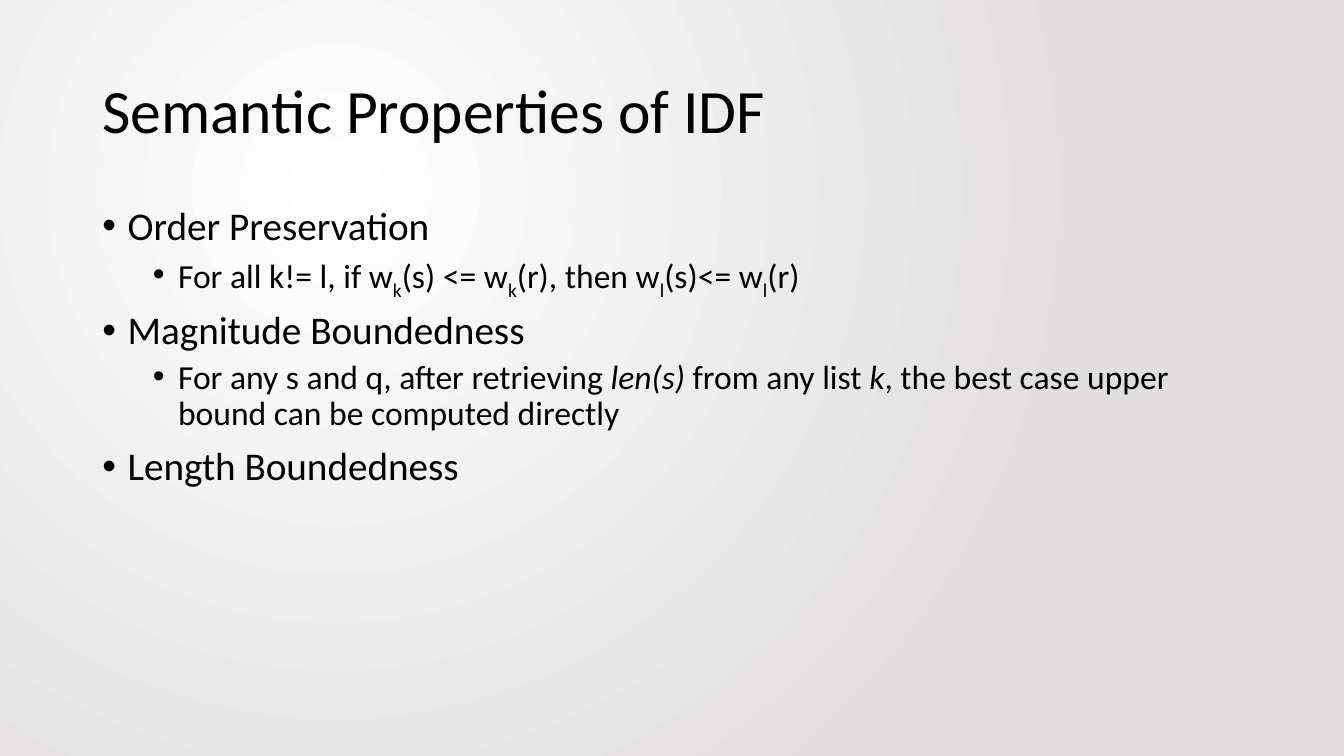
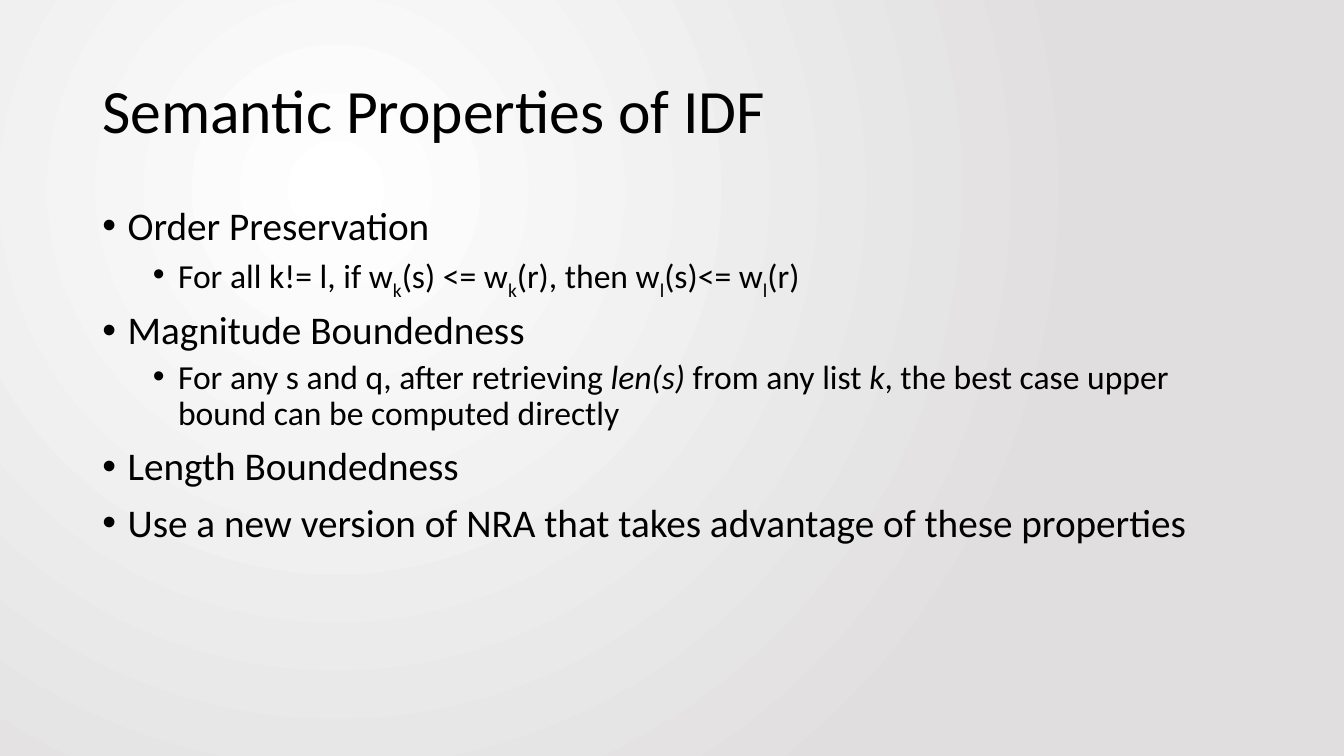
Before and after one commit to jbfitz/EECS405, a slide deck: slide 9 of Paper Presentation/EECS405.PattersonFitzpatrick.PaperPresentation.pptx (slide 7 before the commit). Drawn at 1344x756 pixels with LibreOffice and Linux fonts; fonts in the diff are those of the drawing. Boxes give left, top, right and bottom in pixels: in the first picture for what was removed or moved away, otherwise in the second. Text is boxed around its words. In the diff, an @@ line names an element or a change of style, - is before the commit and + after.

```diff
--- a/Paper Presentation/EECS405.PattersonFitzpatrick.PaperPresentation.pptx
+++ b/Paper Presentation/EECS405.PattersonFitzpatrick.PaperPresentation.pptx
@@ text at [128,509,1186,544]: paragraph added @@
+• Use a new version of NRA that takes advantage of these properties
```
Also in this commit, not shown: 4 other slides changed, 4 slides added, 1 slide removed.
